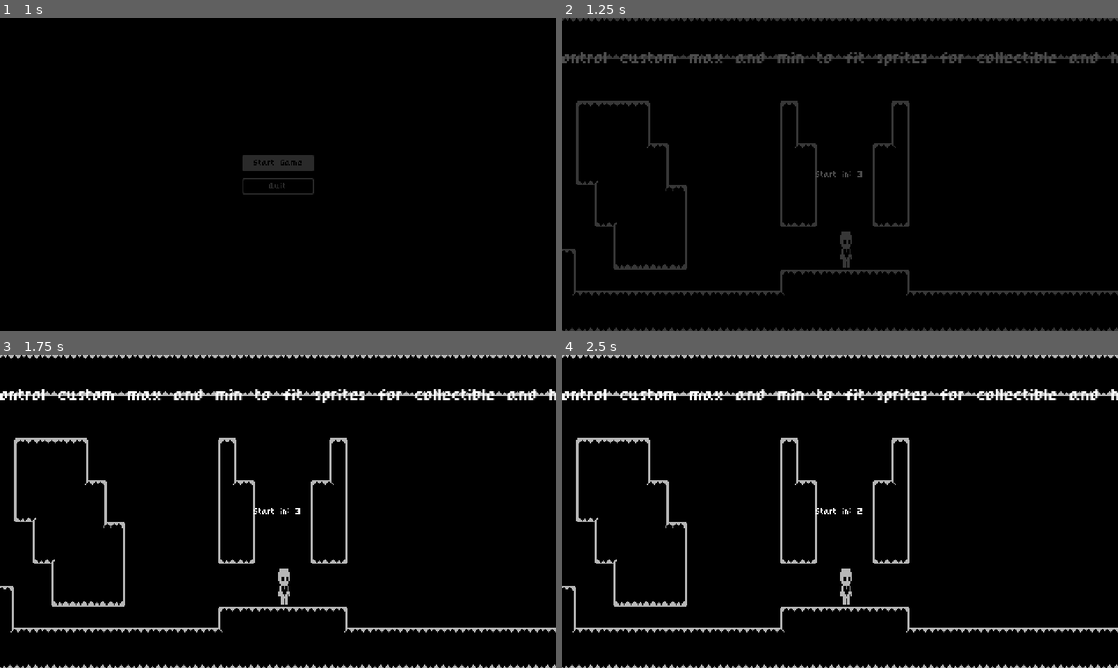
Above: before the commit, frames 1-4 (two rows, left to right).
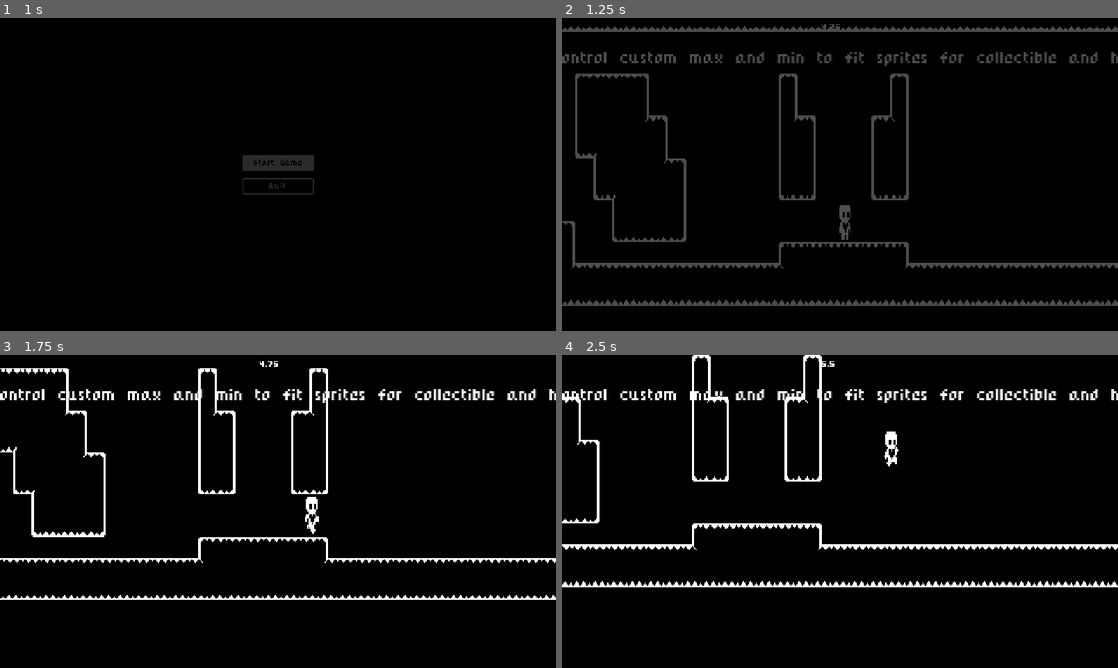
Above: after the commit, the same moments.

Repository: Lesosa12/Metroidvania
Game: Godot game, scene res://Game UI/start_menu.tscn
Two runs of this game, one before a commit and one after it. Both use one fixed random seed, a clock stepped at 60 frames per second and the inputs below.
Inputs (mouse positions are in pixels of both pictures, inside the frame that each line leads up to):
- Up to frame 1 (1 s): click "Start Game" at 0.5 s
- Up to frame 2 (1.25 s): no input
- Up to frame 3 (1.75 s): move the mouse to (400, 495) at 1.27 s; hold Right (move_right) from 1.28 s (still down); click (400, 495) at 1.35 s; tap Up (jump) at 1.52 s
- Up to frame 4 (2.5 s): keep holding Right (move_right); move the mouse to (728, 527) at 2.02 s; click (728, 527) at 2.1 s; tap Up (jump) at 2.27 s

Frame 1 is identical in both runs. In frame 2, 9.2% of the frame differs, in the area x 0-100%, y 0-100%; in frame 3, 8.0%; in frame 4, 8.3%.
Error after the commit: Parse Error: Identifier "playerSpawnPoint" not declared in the current scope. (res://Game/door.gd:23)

Commit message:
work of 5-3

Diff:
--- a/Heart-Platformer-Godot-4-main/Game/Global.gd
+++ b/Heart-Platformer-Godot-4-main/Game/Global.gd
@@ -1,9 +1,10 @@
-extends Node
+extends Node2D
 
 static var nextSceneSpawnPoint = {}
 static var currentDoor = ""
 
-var  last_world_position = Vector2(0,0)
+var last_world_position = Vector2(0,0)
+var playerSpawnPoint = Vector2(0, 0)  # Default spawn point
 
 # Global scope
 var spawnPoints = {
@@ -18,11 +19,20 @@
 	# Add more scenes and doors as needed
 }
 
+# Player script
+func _on_Player_body_entered(body):
+	if body.name == "PlayerSpawnArea":
+		get_node("/root/Global").playerSpawnPoint = body.global_position
+		get_tree().change_scene("res://Player.tscn")
+
 # Function to get the spawn point for a given scene and door
 func get_spawn_point(scene: String, door: String) -> String:
 	return spawnPoints.get(scene, {}).get(door, "")
 
 func _ready():
+	if get_node("/root/Global").playerSpawnPoint != Vector2(0, 0):
+		global_position = get_node("/root/Global").playerSpawnPoint
+
 	var spawnPoint = Global.nextSceneSpawnPoint.get(Global.currentDoor, Vector2.ZERO)
 	var playerNode = Player
 
--- a/Heart-Platformer-Godot-4-main/Game/Levels/level_one.tscn
+++ b/Heart-Platformer-Godot-4-main/Game/Levels/level_one.tscn
@@ -27,3 +27,5 @@
 position = Vector2(662, 24)
 next_scene = "Level2"
 destination_door_tag = "Door2"
+spawn_direction = null
+cameraPosition = null
--- a/Heart-Platformer-Godot-4-main/Game/Levels/level_two.tscn
+++ b/Heart-Platformer-Godot-4-main/Game/Levels/level_two.tscn
@@ -19,8 +19,12 @@
 scale = Vector2(-1, 2.4)
 next_scene = "Level1"
 destination_door_tag = "Door1"
+spawn_direction = "up"
+cameraPosition = Vector2(0, 0)
 
 [node name="Door3" parent="." index="9" instance=ExtResource("2_spvqg")]
 position = Vector2(246, 104)
 next_scene = "Level3"
 destination_door_tag = "Door4"
+spawn_direction = "up"
+cameraPosition = Vector2(0, 0)
--- a/Heart-Platformer-Godot-4-main/Game/Levels/world.gd
+++ b/Heart-Platformer-Godot-4-main/Game/Levels/world.gd
@@ -25,15 +25,7 @@
 		level_completed.next_level_button.text = "Victory Screen"
 		next_level = load("res://victory_screen.tscn")
 
-	Events.level_completed.connect(show_level_completed)
-	get_tree().paused = true
-	start_in.visible = true
-	LevelTransition.fade_from_black()
-	animation_player.play("countdown")
-	await animation_player.animation_finished
-	get_tree().paused = false
-	start_in.visible = false
-	start_level_msec = Time.get_ticks_msec()
+
 
 func _on_level_spawn(destination_tag: String):
 	var door_path = "Doors/Door" + destination_tag
--- a/Heart-Platformer-Godot-4-main/Game/Levels/world.tscn
+++ b/Heart-Platformer-Godot-4-main/Game/Levels/world.tscn
@@ -10,34 +10,10 @@
 
 [sub_resource type="Animation" id="Animation_rgliv"]
 length = 0.001
-tracks/0/type = "value"
-tracks/0/imported = false
-tracks/0/enabled = true
-tracks/0/path = NodePath("CanvasLayer/StartIn/CenterContainer/StartInLabel:text")
-tracks/0/interp = 1
-tracks/0/loop_wrap = true
-tracks/0/keys = {
-"times": PackedFloat32Array(0),
-"transitions": PackedFloat32Array(1),
-"update": 1,
-"values": ["Start in: 3"]
-}
 
 [sub_resource type="Animation" id="Animation_md5ff"]
 resource_name = "countdown"
 length = 3.0
-tracks/0/type = "value"
-tracks/0/imported = false
-tracks/0/enabled = true
-tracks/0/path = NodePath("CanvasLayer/StartIn/CenterContainer/StartInLabel:text")
-tracks/0/interp = 1
-tracks/0/loop_wrap = true
-tracks/0/keys = {
-"times": PackedFloat32Array(0, 1, 2),
-"transitions": PackedFloat32Array(1, 1, 1),
-"update": 1,
-"values": ["Start in: 3", "Start in: 2", "Start in: 1"]
-}
 
 [sub_resource type="AnimationLibrary" id="AnimationLibrary_pnolj"]
 _data = {
--- a/Heart-Platformer-Godot-4-main/Game/door.gd
+++ b/Heart-Platformer-Godot-4-main/Game/door.gd
@@ -5,7 +5,7 @@
 @export var next_scene : String
 @export var destination_door_tag: String
 @export var spawn_direction = "up"
-
+var player = Player
 
 @export var cameraPosition: Vector2 = Vector2.ZERO
 
@@ -19,6 +19,9 @@
 		NavigationManager.go_to_level(next_scene, destination_door_tag)
 		#change_room()
 
+		# Save player position before exiting
+		playerSpawnPoint = player.global_position
+
 		await get_tree().create_timer(3.0).timeout
 		#print("scene transition")
 		SceneManager.transition_to_scene(next_scene)
@@ -26,7 +29,8 @@
 func change_room():
 	var globalCamera = get_node("/root/Camera2D")
 	var tween = globalCamera.tween
-
+	# Set player position to the stored spawn point
+	player.global_position = playerSpawnPoint
 	tween.interpolate_property(globalCamera, "position", globalCamera.global_position, cameraPosition, 1.0, Tween.TRANS_LINEAR, Tween.EASE_IN_OUT)
 	tween.start()
 
--- a/Heart-Platformer-Godot-4-main/Game/door.tscn
+++ b/Heart-Platformer-Godot-4-main/Game/door.tscn
@@ -8,6 +8,10 @@
 [node name="Door" type="Node2D"]
 scale = Vector2(1, 2.4)
 script = ExtResource("1_n6ywr")
+next_scene = null
+destination_door_tag = null
+spawn_direction = null
+cameraPosition = null
 
 [node name="Sprite2D" type="Sprite2D" parent="."]
 z_index = 1
--- a/Heart-Platformer-Godot-4-main/Game/global.tscn
+++ b/Heart-Platformer-Godot-4-main/Game/global.tscn
@@ -2,5 +2,5 @@
 
 [ext_resource type="Script" path="res://Game/Global.gd" id="1_4dffr"]
 
-[node name="Global" type="Node"]
+[node name="Global" type="Node2D"]
 script = ExtResource("1_4dffr")
--- a/Heart-Platformer-Godot-4-main/Game/navigation_manager.gd
+++ b/Heart-Platformer-Godot-4-main/Game/navigation_manager.gd
@@ -2,6 +2,7 @@
 
 const scene_level1 = preload("res://Game/Levels/level_one.tscn")
 const scene_level2 = preload("res://Game/Levels/level_two.tscn")
+const scene_level3 = preload("res://Game/Levels/level_three.tscn")
 
 signal  on_trigger_player_spawn
 
--- a/Heart-Platformer-Godot-4-main/Game/scene_manager.gd
+++ b/Heart-Platformer-Godot-4-main/Game/scene_manager.gd
@@ -1,4 +1,7 @@
 extends Node2D
+
+
+# Default spawn point
 
 var scenes : Dictionary = { "Level1" : "res://Game/Levels/level_one.tscn",
 							"Level2" : "res://Game/Levels/level_two.tscn",
--- a/Heart-Platformer-Godot-4-main/project.godot
+++ b/Heart-Platformer-Godot-4-main/project.godot
@@ -18,9 +18,9 @@
 
 [autoload]
 
+Global="*res://Game/global.tscn"
 Events="*res://Game/Events.gd"
 LevelTransition="*res://Game UI/Transitions/level_transition.tscn"
-Global="*res://Game/Global.gd"
 NavigationManager="*res://Game/navigation_manager.gd"
 HealthManager="*res://Player/Player UI/health_manager.gd"
 CollectibleManager="*res://Pick Ups/collectible_manager.gd"
